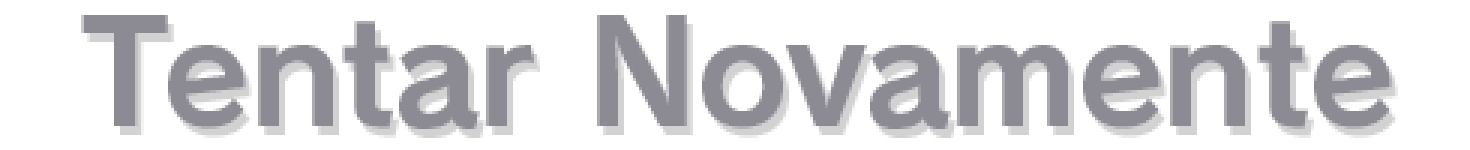
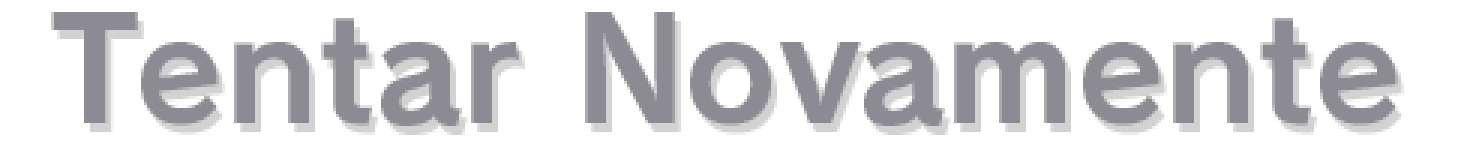
Comparing the layer stacks of the two 1470x150 images. Changes:
added layer "Tentar Novamente" (1st of 2) above "Retry" over [left=51, top=12, right=1398, bottom=126]
hid "Tentar Novamente" (2nd of 2) over [left=81, top=15, right=1392, bottom=129]
